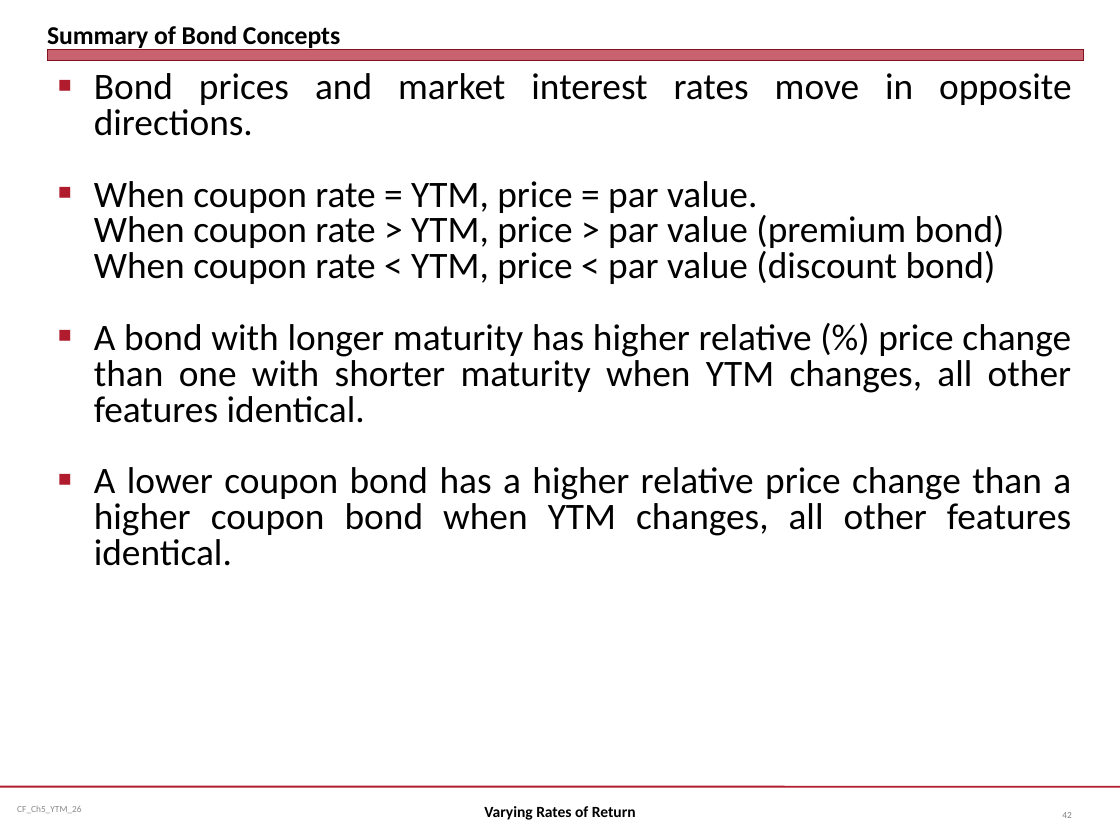
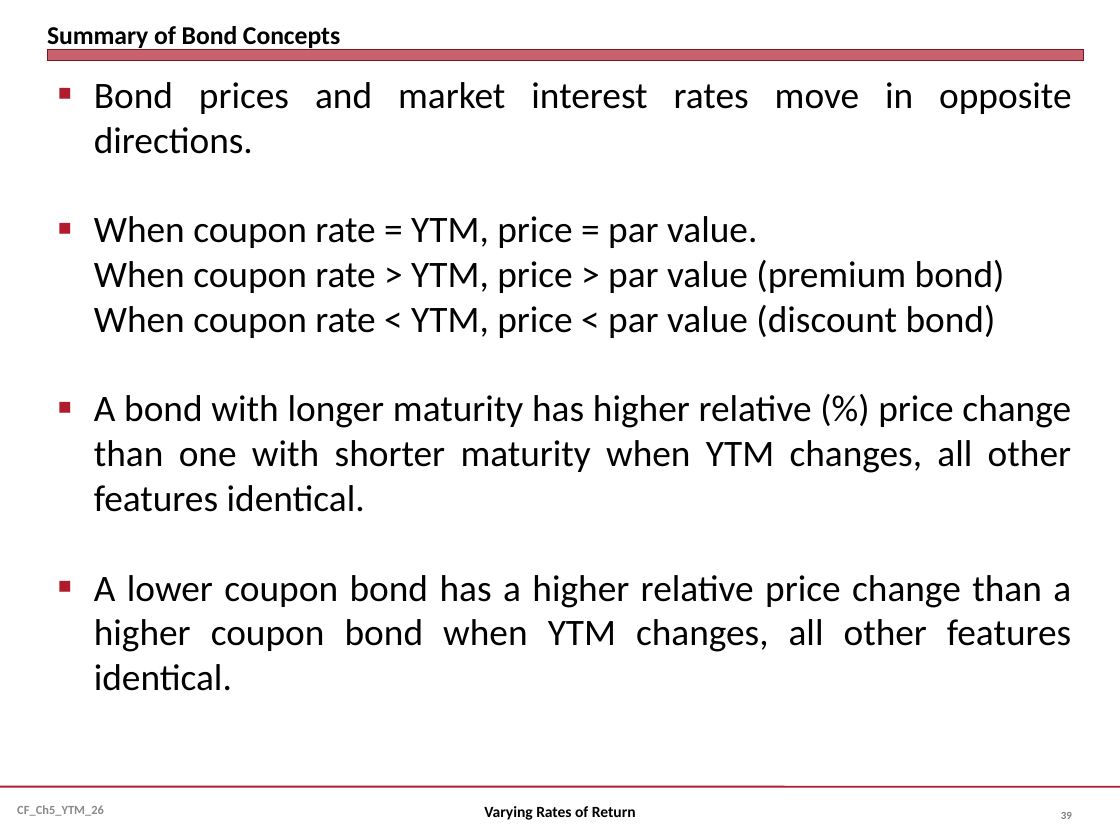
Before and after one commit to jmc877/Corporate-Finance, a slide deck: slide 39 of slides/CF_Ch5_YTM_26.pptx (slide 42 before the commit). Drawn at 1120x840 pixels with LibreOffice and Linux fonts; fonts in the diff are those of the drawing. Boxes give left, top, right and bottom in pixels: in the first picture for what was removed or moved away, otherwise in the second. Text is boxed around its words. In the diff, an @@ line names an element or a change of style, - is before the commit and + after.

```diff
--- a/slides/CF_Ch5_YTM_26.pptx
+++ b/slides/CF_Ch5_YTM_26.pptx
@@ text "Bond prices and market interest ..." at bbox=[94, 82, 1071, 691]: line spacing 0.8 to 1 @@
@@ text "CF_Ch5_YTM_26" at bbox=[17, 805, 104, 816]: size 6 to 8 pt, bold on @@
@@ page number at bbox=[1061, 812, 1072, 819]: text changed; size 6 to 7 pt; bold on @@
-42
+39
```
Also in this commit, not shown: 40 other slides changed, 2 slides added, 4 slides removed, 4 other files.
